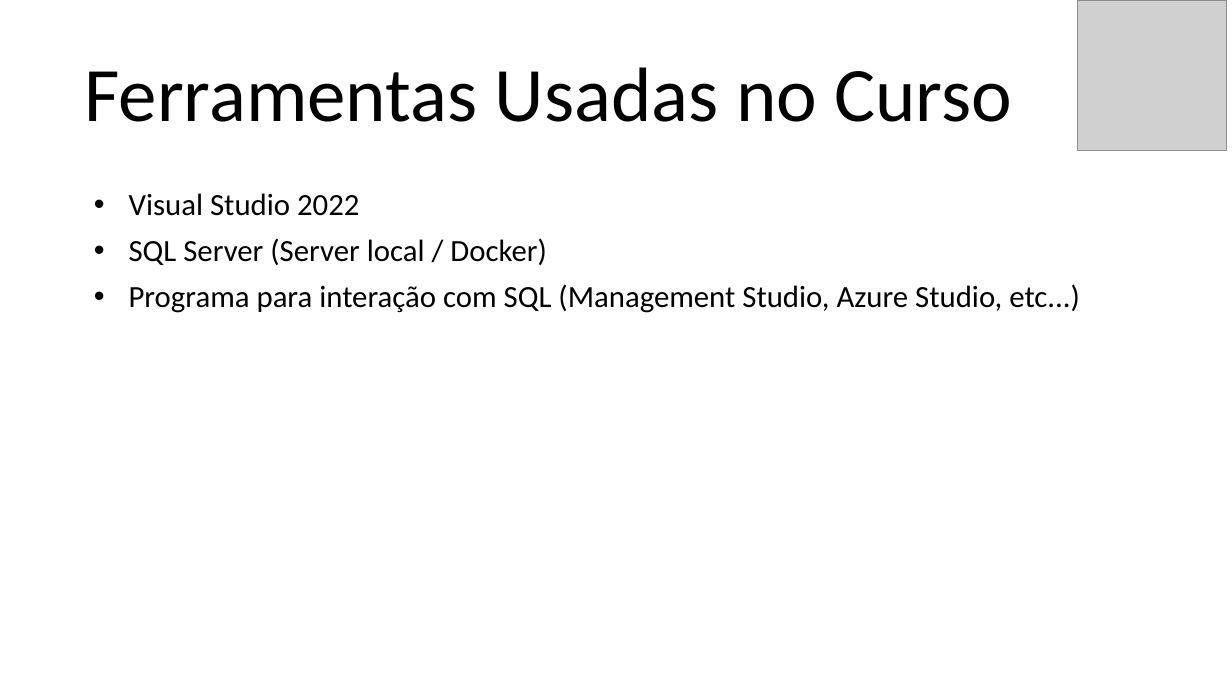
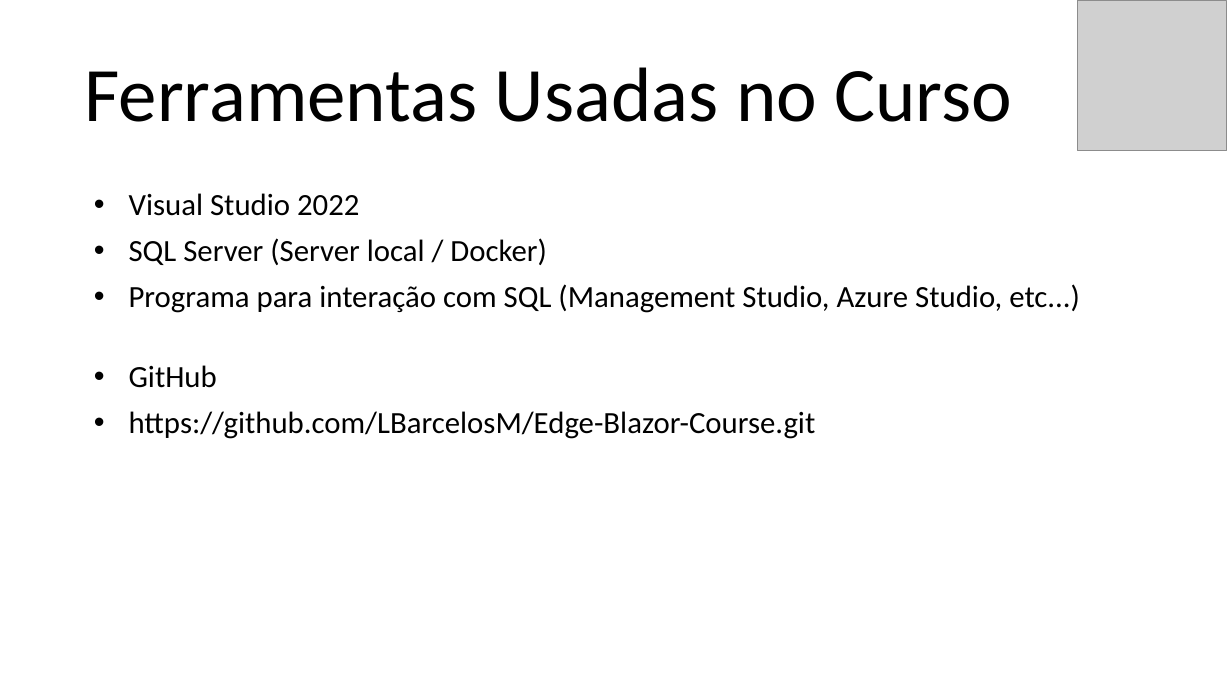
Before and after one commit to LBarcelosM/Edge-Blazor-Course, a slide deck: slide 5 of Aula 001/Aula 1.pptx. Drawn at 1232x693 pixels with LibreOffice and Linux fonts; fonts in the diff are those of the drawing; grey boxes stand for pictures. Boxes give left, top, right and bottom in pixels: in the first picture for what was removed or moved away, otherwise in the second. Text is boxed around its words. In the diff, an @@ line names an element or a change of style, - is before the commit and + after.

```diff
--- a/Aula 001/Aula 1.pptx
+++ b/Aula 001/Aula 1.pptx
@@ text added at bbox=[129, 365, 816, 439], 24 pt, text #000000 @@
+• GitHub
+• https://github.com/LBarcelosM/Edge-Blazor-Course.git
```
Also in this commit, not shown: 1 other slide changed.
